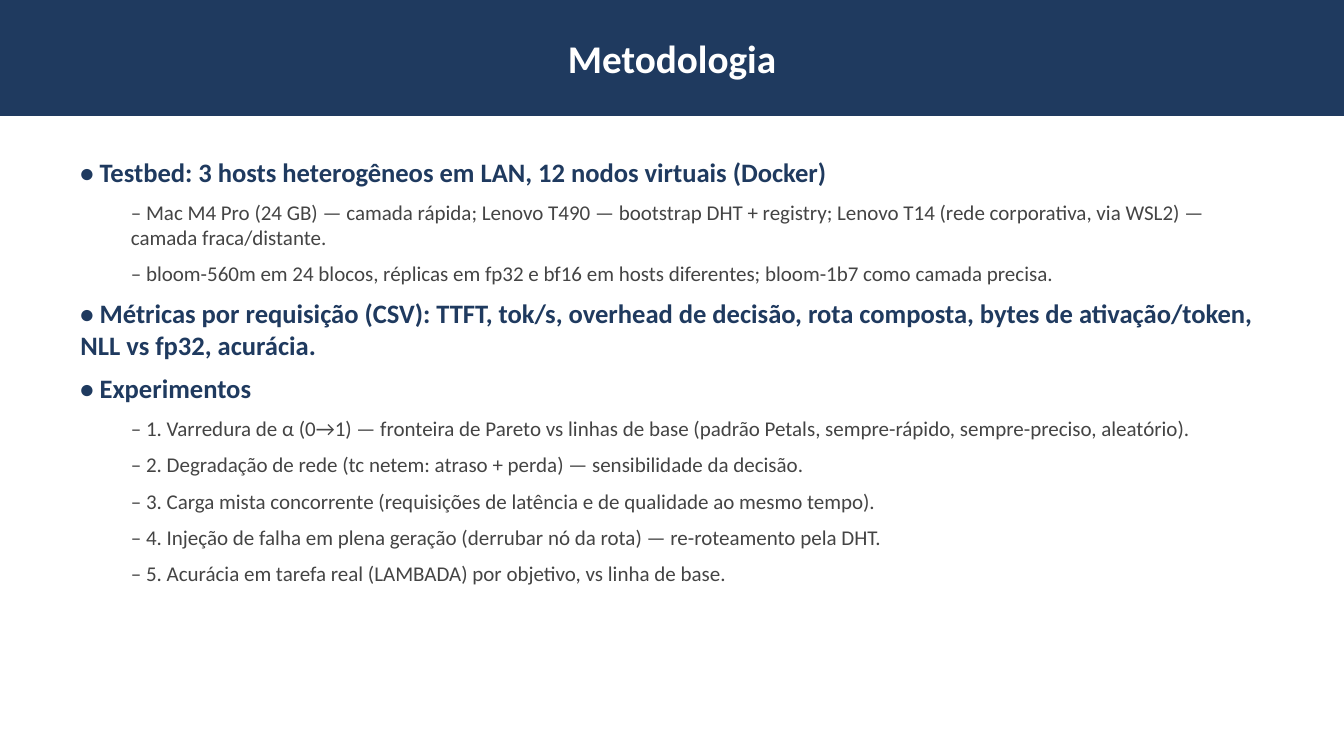
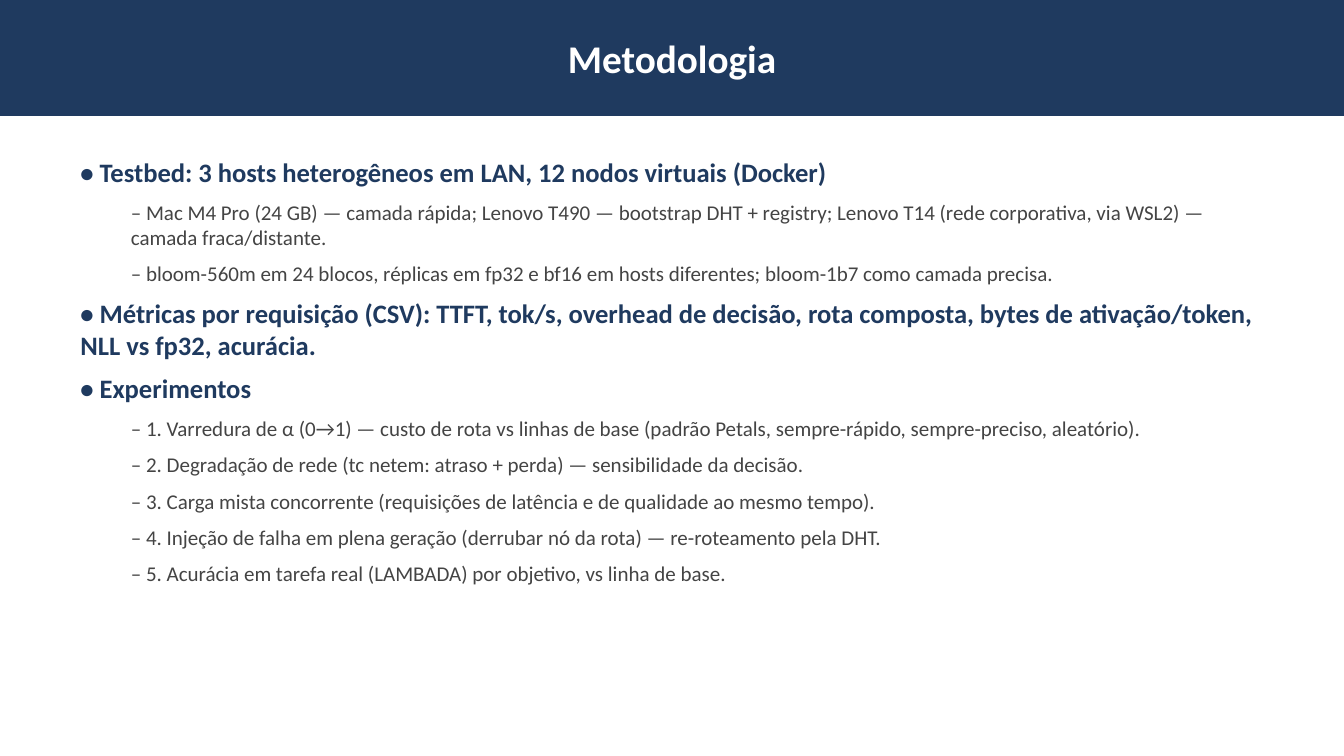
Before and after one commit to luisangelico/MO809-2016-petals-optimized, a slide deck: slide 6 of apresentacao/apresentacao_final.pptx. Drawn at 1344x756 pixels with LibreOffice and Linux fonts; fonts in the diff are those of the drawing. Boxes give left, top, right and bottom in pixels: in the first picture for what was removed or moved away, otherwise in the second. Text is boxed around its words. In the diff, an @@ line names an element or a change of style, - is before the commit and + after.

```diff
--- a/apresentacao/apresentacao_final.pptx
+++ b/apresentacao/apresentacao_final.pptx
@@ text at [146,421,1140,440]: text changed @@
-  – 1. Varredura de α (0→1) — fronteira de Pareto vs linhas de base (padrão Petals, sempre-rápido, sempre-preciso, aleatório).
+  – 1. Varredura de α (0→1) — custo de rota vs linhas de base (padrão Petals, sempre-rápido, sempre-preciso, aleatório).
```
Also in this commit, not shown: 6 other slides changed, 38 other files.
